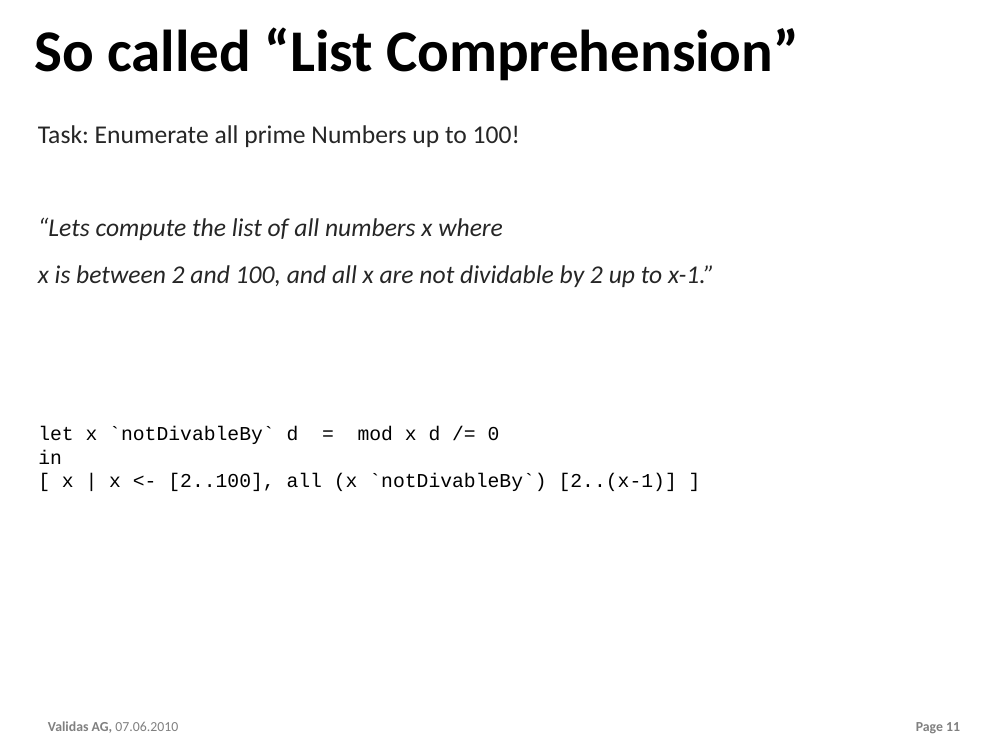
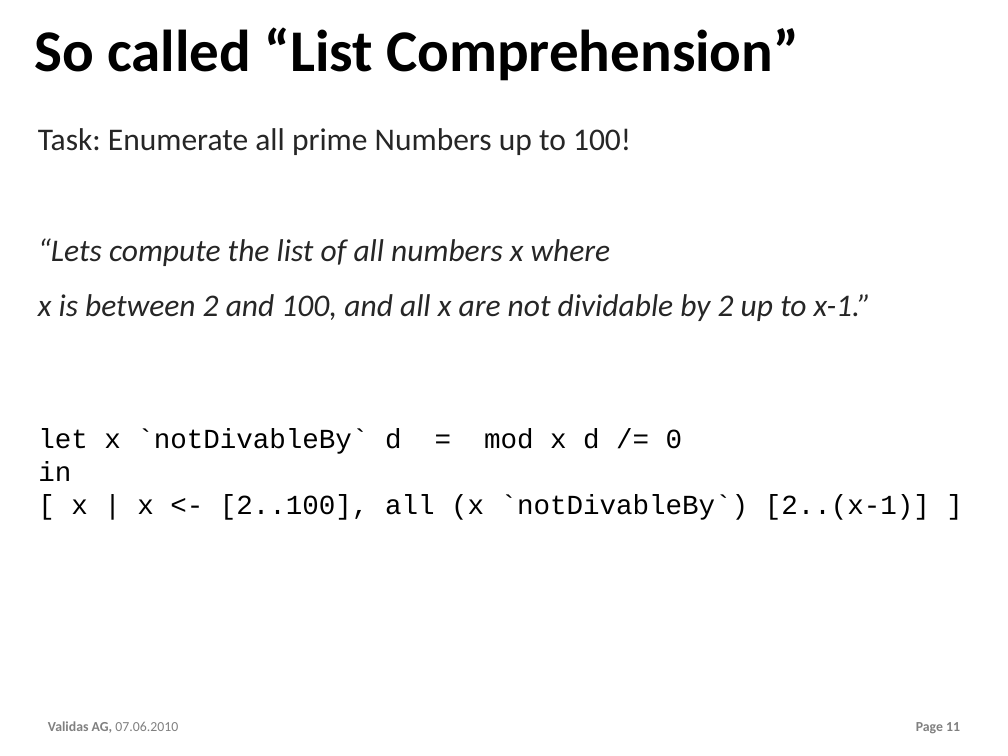
Before and after one commit to theoremprover/chess, a slide deck: slide 11 of ppt/Chess200.pptx. Drawn at 1008x756 pixels with LibreOffice and Linux fonts; fonts in the diff are those of the drawing; background and template pictures are left out. Boxes give left, top, right and bottom in pixels: in the first picture for what was removed or moved away, otherwise in the second. Text is boxed around its words. In the diff, an @@ line names an element or a change of style, - is before the commit and + after.

```diff
--- a/ppt/Chess200.pptx
+++ b/ppt/Chess200.pptx
@@ text "Task: Enumerate all prime Numbers ..." at box(38, 128, 871, 321): size 26 to 32 pt @@
@@ text "let x `notDivableBy` d = ..." at box(38, 428, 930, 520): size 20 to 28 pt @@
```
Also in this commit, not shown: 2 slides added, 1 slide removed.
